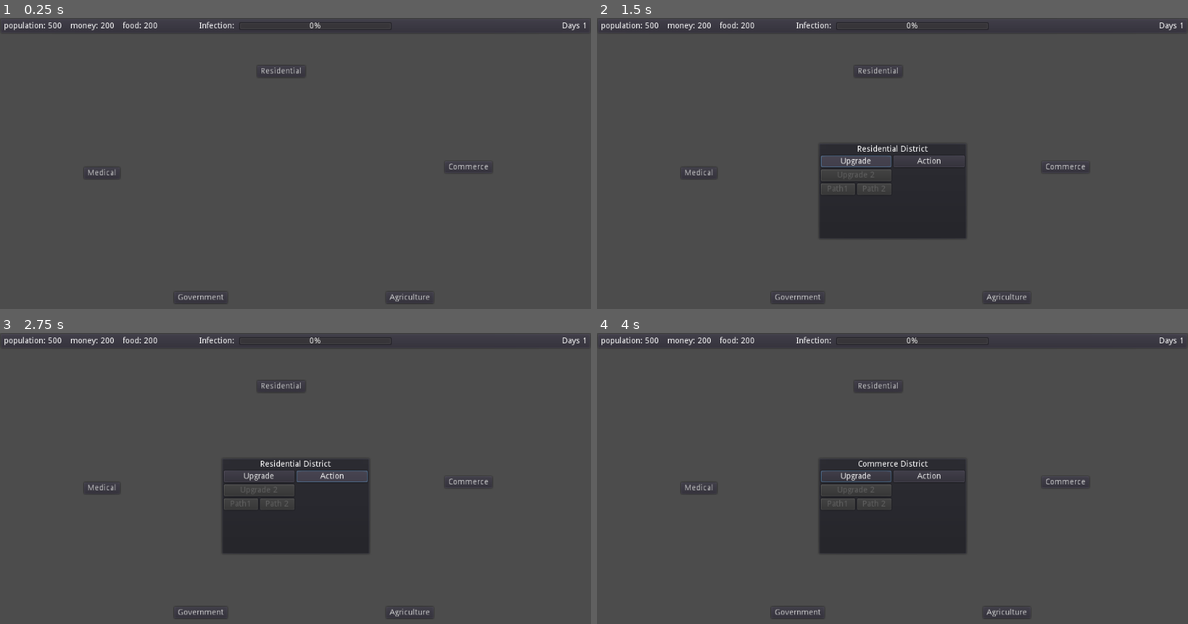
Above: before the commit, frames 1-4 (two rows, left to right).
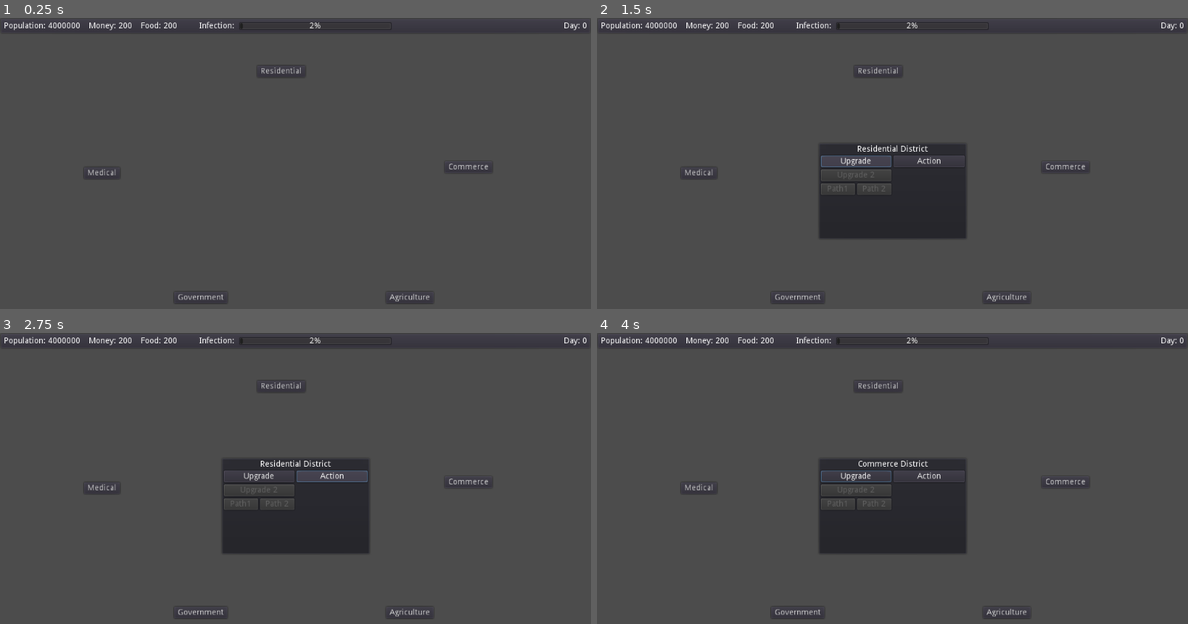
Above: after the commit, the same moments.

Repository: iwilliams/PlagueDistrict
Game: Godot game, scene res://Main.tscn
The game is run twice, just before and just after one commit, with the same random seed, the same clock (stepped at 60 frames per second) and the same inputs.
Inputs:
- Up to frame 1 (0.25 s): no input
- Up to frame 2 (1.5 s): click "Residential" at 0.5 s; click "Upgrade" at 1.25 s
- Up to frame 3 (2.75 s): click "Action" at 2 s
- Up to frame 4 (4 s): click "Medical" at 2.75 s; click "Commerce" at 3.5 s

The runs differ from the first frame. In frame 1, 0.3% of the frame differs, in the area x 0-100%, y 1-5%; in frame 2, 0.3%; in frame 3, 0.3%; in frame 4, 0.3%.

Commit message:
Some basic simulation logic

Diff:
--- a/Globals.gd
+++ b/Globals.gd
@@ -1,5 +1,67 @@
 extends Node
 
-var population : int = 500
+signal every_minute
+signal every_hour
+signal every_day
+
+var population : int = 4000000 setget population_set
+func population_set(value) -> void:
+  population = max(value, 0)
+
+var infected_population : int setget, infected_population_get
+func infected_population_get() -> int:
+  return int(ceil(population * infection_percent))
+
 var food : int = 200
 var money : int = 200
+
+var infection_percent : float = .02 setget infection_percent_set
+func infection_percent_set(value) -> void:
+  infection_percent = clamp(value, 0, 1.0)
+
+var mortality_rate : float = .10
+var transfer_rate : float = .25
+
+var minutes : int = 0
+var days : int setget , days_get
+func days_get() -> int:
+  return int(floor(minutes/1440))
+
+onready var gcd : Timer = get_node("gcd")
+
+func _ready() -> void:
+  #warning-ignore:return_value_discarded
+  gcd.connect("timeout", self, "gcd_timeout")
+
+func gcd_timeout() -> void:
+  minutes += 1
+  every_minute()
+  if minutes % 60 == 0:
+    every_hour()
+  if minutes % 1440 == 0:
+    every_day()
+
+func every_minute() -> void:
+  emit_signal("every_minute")
+  pass
+
+func every_hour() -> void:
+  spread_infection()
+  emit_signal("every_hour")
+  pass
+
+func every_day() -> void:
+  kill_population()
+  emit_signal("every_day")
+  pass
+
+func spread_infection() -> void:
+  var total_infected = ceil(infected_population_get() + (float(infected_population_get()) * transfer_rate))
+  infection_percent_set(total_infected/population)
+
+func kill_population() -> int:
+  var dead = ceil(float(infected_population_get()) * mortality_rate)
+  var new_infected_population = infected_population_get() - dead
+  infection_percent_set(new_infected_population/population)
+  population -= dead
+  return dead
--- /dev/null
+++ b/Globals.tscn
@@ -0,0 +1,10 @@
+[gd_scene load_steps=2 format=2]
+
+[ext_resource path="res://Globals.gd" type="Script" id=1]
+
+[node name="Node" type="Node"]
+script = ExtResource( 1 )
+
+[node name="gcd" type="Timer" parent="."]
+wait_time = 0.084
+autostart = true
--- a/Main.gd
+++ /dev/null
@@ -1,7 +0,0 @@
-extends Node
-
-func _ready():
-    pass
-
-func _process(delta):
-    pass
--- a/Main.tscn
+++ b/Main.tscn
@@ -1,15 +1,15 @@
-[gd_scene load_steps=8 format=2]
-
-[ext_resource path="res://Main.gd" type="Script" id=1]
+[gd_scene load_steps=9 format=2]
+
+[ext_resource path="res://hud/DaysLabel.gd" type="Script" id=1]
 [ext_resource path="res://districts/ResidentialDistrict.gd" type="Script" id=2]
 [ext_resource path="res://hud/ResourceLabel.gd" type="Script" id=3]
 [ext_resource path="res://districts/MedicalDistrict.gd" type="Script" id=4]
 [ext_resource path="res://districts/CommerceDistrict.gd" type="Script" id=5]
 [ext_resource path="res://districts/AgricultureDistrict.gd" type="Script" id=6]
 [ext_resource path="res://districts/GovernmentDistrict.gd" type="Script" id=7]
+[ext_resource path="res://PercentageBar.gd" type="Script" id=8]
 
 [node name="Main" type="Node"]
-script = ExtResource( 1 )
 
 [node name="Map" type="Node2D" parent="."]
 
@@ -549,11 +549,12 @@
 margin_bottom = 14.0
 text = "Infection: "
 
-[node name="ProgressBar" type="ProgressBar" parent="CanvasLayer/Status/StatusContainer/Infection"]
+[node name="Percentage" type="ProgressBar" parent="CanvasLayer/Status/StatusContainer/Infection"]
 margin_left = 69.0
 margin_right = 334.0
 margin_bottom = 14.0
 size_flags_horizontal = 3
+script = ExtResource( 8 )
 
 [node name="Days" type="Label" parent="CanvasLayer/Status/StatusContainer"]
 margin_left = 676.0
@@ -562,3 +563,4 @@
 size_flags_horizontal = 3
 text = "Days 1"
 align = 2
+script = ExtResource( 1 )
--- /dev/null
+++ b/PercentageBar.gd
@@ -0,0 +1,6 @@
+extends ProgressBar
+
+onready var globals = get_node("/root/Globals")
+
+func _process(_delta : float):
+  value = globals.infection_percent*100
--- a/districts/CommerceDistrict.gd
+++ b/districts/CommerceDistrict.gd
@@ -1,16 +1,4 @@
 extends "res://districts/District.gd"
 
-
-# Declare member variables here. Examples:
-# var a = 2
-# var b = "text"
-
-
-# Called when the node enters the scene tree for the first time.
-func _ready():
-    pass # Replace with function body.
-
-
-# Called every frame. 'delta' is the elapsed time since the previous frame.
-#func _process(delta):
-#    pass
+func every_hour() -> void:
+  globals.money += 100
--- a/districts/District.gd
+++ b/districts/District.gd
@@ -1,7 +1,21 @@
 extends Node2D
 
+onready var globals = get_node("/root/Globals")
 onready var button : Button = get_node("Button")
 onready var popup : Popup = get_node("Popup")
 
 func _ready():
-    button.connect("button_down", popup, "popup")
+  #warning-ignore:return_value_discarded
+  button.connect("button_down", popup, "popup")
+  globals.connect("every_minute", self, "every_minute")
+  globals.connect("every_hour", self, "every_hour")
+  globals.connect("every_day", self, "every_day")
+
+func every_minute() -> void:
+  pass
+
+func every_hour() -> void:
+  pass
+
+func every_day() -> void:
+  pass
--- /dev/null
+++ b/hud/DaysLabel.gd
@@ -0,0 +1,6 @@
+extends Label
+
+onready var globals = get_node("/root/Globals")
+
+func _process(_delta : float) -> void:
+  text = "Day: " + str(globals.days)
--- a/hud/ResourceLabel.gd
+++ b/hud/ResourceLabel.gd
@@ -4,5 +4,5 @@
 
 export var resource : String
 
-func _process(delta: float):
-    text = resource + ": " + str(globals[resource])
+func _process(_delta: float):
+  text = resource.capitalize() + ": " + str(globals[resource])
--- a/project.godot
+++ b/project.godot
@@ -21,7 +21,7 @@
 
 [autoload]
 
-Globals="*res://Globals.gd"
+Globals="*res://Globals.tscn"
 
 [input]
 
